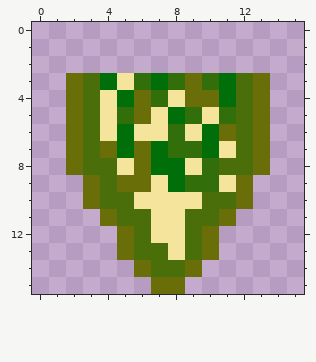
Pixel-art sprite -- app/src/main/res/drawable/snake_tail.png. The picture above is the old version.
The file is 16x16 pixels. The old version is drawn lined up with the new one.
After the commit:
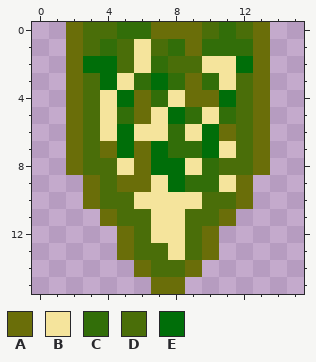
Palette (. is transparent): A #6a6e09  B #f5e49c  C #326e09  D #4a6e09  E #006e09
Diff:
whole drawing moved by +0,+3 (the old picture is shown already moved)
@@ x 0..15 @@
- 0 ................
- 1 ................
- 2 ................
- 3 ..ADEBCECACEDA..
+ 0 ..ADDCCAAADCDA..
+ 1 ..ADCDBDCACCCA..
+ 2 ..AEEDBCDDBBEA..
+ 3 ..ADEBCECACBDA..
  4 ..ADBEACBAAEDA..
